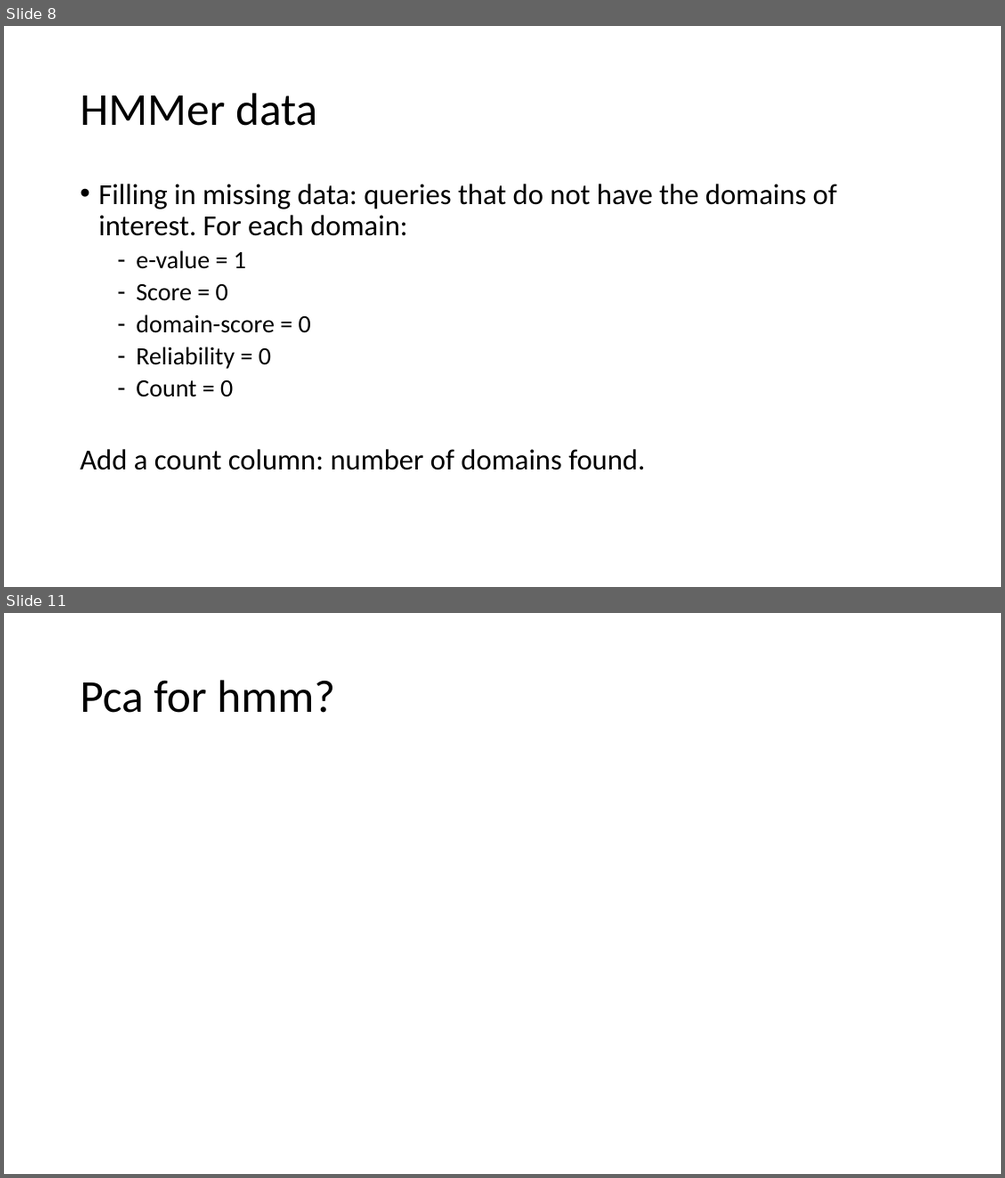
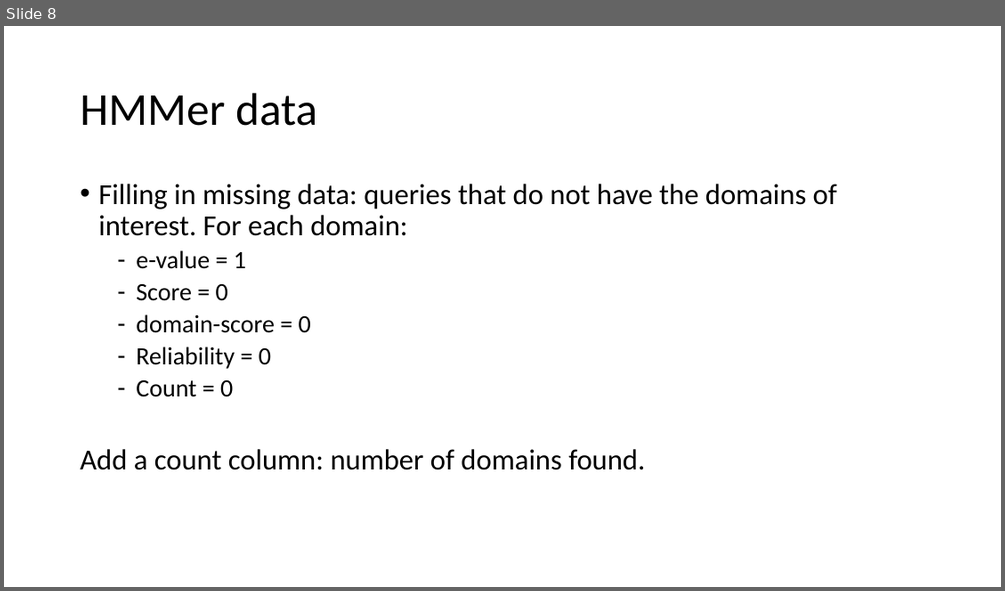
Before and after one commit to JoannaDrx/protein-classification, a slide deck: drugpro-jd.pptx. Shown one above the other, each under a label of ours: slides 8 and 11 before the commit, slide 8 after it; the slides between them are not shown. The pictures are 1005x1178 and 1005x591 pixels, drawn with LibreOffice and Linux fonts; fonts in the diff are those of the drawing. Boxes give left, top, right and bottom in pixels: in the first picture for what was removed or moved away, otherwise in the second. Text is boxed around its words. In the diff, an @@ line names an element or a change of style, - is before the commit and + after.

```diff
--- a/drugpro-jd.pptx
+++ b/drugpro-jd.pptx
@@ slide 11 removed at (4, 613, 1001, 1174), background #FFFFFF @@
@@ title removed at (80, 680, 335, 713) @@
-Pca for hmm?
```
Also in this commit, not shown: 7 slides changed, 5 slides added, 4 other slides removed, 25 other files.
